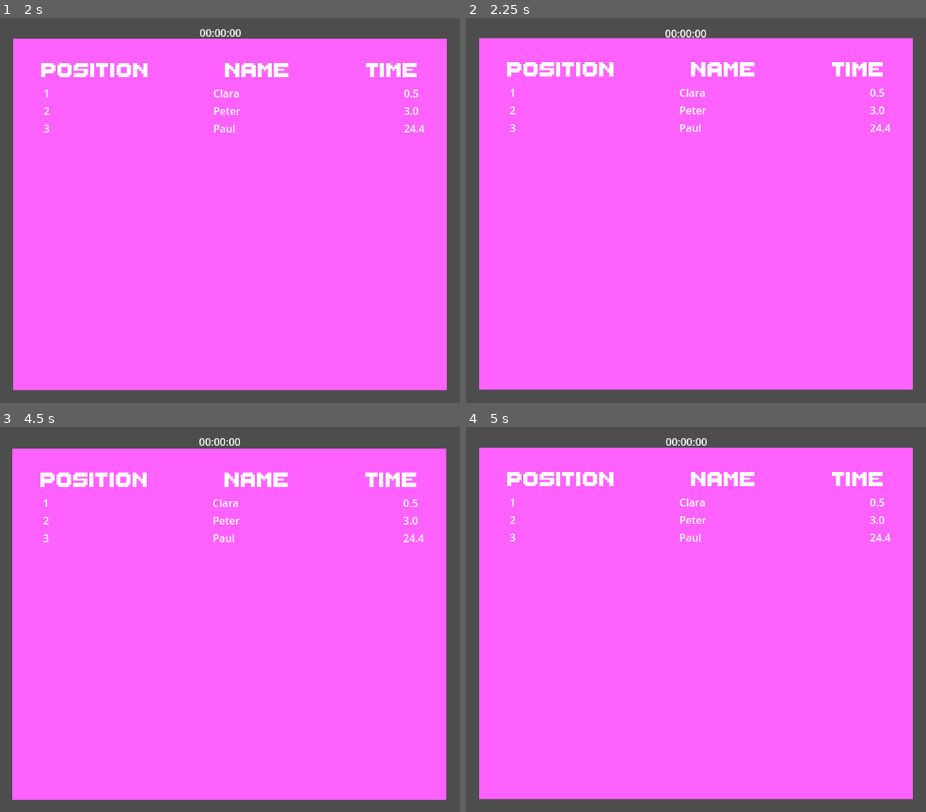
Above: before the commit, frames 1-4 (two rows, left to right).
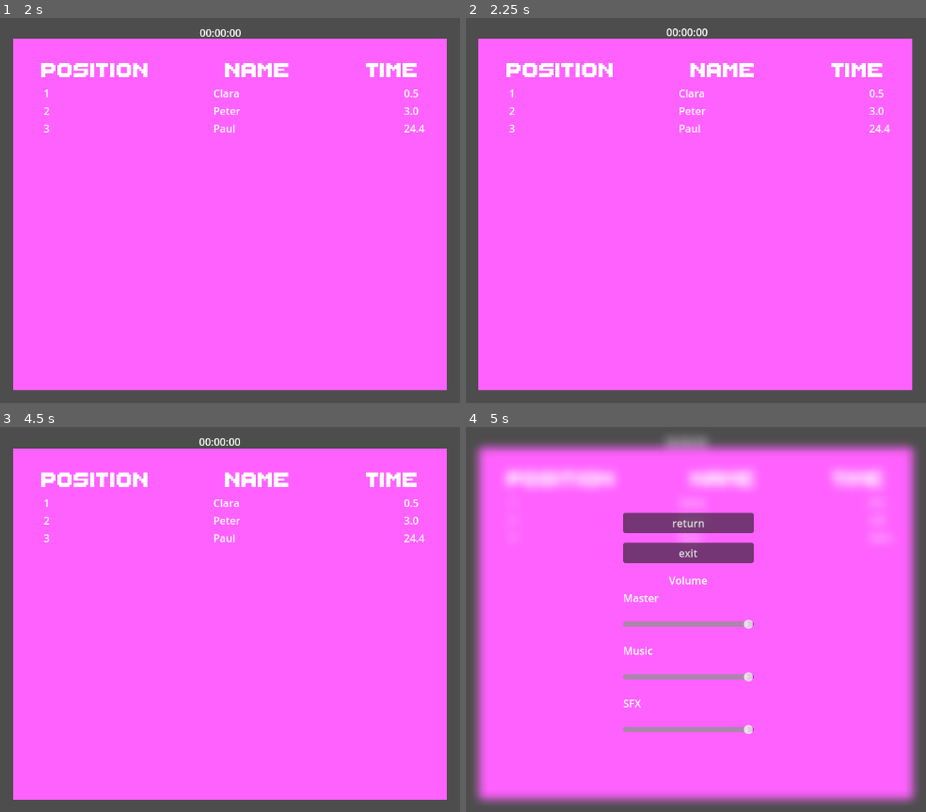
Above: after the commit, the same moments.

Repository: SinusMs/minijam-187
Game: Godot game, scene res://ui/hud.tscn
Two runs of this game, one before a commit and one after it. Both use one fixed random seed, a clock stepped at 60 frames per second and the inputs below. This scene is started directly instead of the project's main scene.
Inputs (mouse positions are in pixels of both pictures, inside the frame that each line leads up to):
- Up to frame 1 (2 s): click (225, 191) at 0.52 s; type "12" at 0.6 s; tap Enter (evolve) at 1.25, 1.35 s; hold D (right) from 1.28 s (still down); tap Space (jump) at 1.52 s
- Up to frame 2 (2.25 s): tap Space (jump) at 2 s; release D (right) at 2.03 s; hold A (left) from 2.03 s (still down); tap P (shake) at 2.1 s
- Up to frame 3 (4.5 s): tap Space (jump) at 2.27, 3.5, 3.77 s; tap Enter (evolve) at 2.75, 3.6, 4.25 s; release A (left) at 2.78 s; hold R 2.78-3.53 s; hold D (right) 2.78-4.28 s; hold A (left) from 4.28 s (still down); tap P (shake) at 4.35 s
- Up to frame 4 (5 s): keep holding A (left); tap Space (jump) at 4.52 s; tap Escape (pause) at 4.9 s

Frame 1 is identical in both runs. In frame 2, 2.3% of the frame differs, in the area x 2-98%, y 2-97%; in frame 3, 1.1%; in frame 4, 17%, in the area x 1-99%, y 2-99%.
Error after the commit: Invalid access to property or key 'PauseMenu:<CanvasLayer#31641830778>' on a base object of type 'Dictionary'. (res://ui/hud.gd:38)

Commit message:
folder for music and sfx audio slider scene for pause menu

Diff:
--- /dev/null
+++ b/assets/ressources/game_audio_bus_layout.tres
@@ -0,0 +1,15 @@
+[gd_resource type="AudioBusLayout" format=3 uid="uid://bgvssy8sjaii8"]
+
+[resource]
+bus/1/name = &"Music"
+bus/1/solo = false
+bus/1/mute = false
+bus/1/bypass_fx = false
+bus/1/volume_db = 0.0
+bus/1/send = &"Master"
+bus/2/name = &"SFX"
+bus/2/solo = false
+bus/2/mute = false
+bus/2/bypass_fx = false
+bus/2/volume_db = 0.0
+bus/2/send = &"Master"
--- a/entities/pickups/corn.tscn
+++ b/entities/pickups/corn.tscn
@@ -1,7 +1,7 @@
 [gd_scene load_steps=3 format=3 uid="uid://be7p2o5witdg5"]
 
 [ext_resource type="PackedScene" uid="uid://drijtvq1ycw5o" path="res://entities/pickups/pickup.tscn" id="1_hs7yb"]
-[ext_resource type="Script" uid="uid://gh4ih1nc1mp0" path="res://corn.gd" id="2_70ib5"]
+[ext_resource type="Script" uid="uid://gh4ih1nc1mp0" path="res://entities/pickups/corn.gd" id="2_70ib5"]
 
 [node name="Corn" instance=ExtResource("1_hs7yb")]
 script = ExtResource("2_70ib5")
--- /dev/null
+++ b/globals/chicken_game_music.tscn
@@ -0,0 +1,7 @@
+[gd_scene load_steps=2 format=3 uid="uid://d1m3go1td7shd"]
+
+[ext_resource type="AudioStream" uid="uid://by0013ddrwc3t" path="res://assets/audio/music/LORNASHORE_AndIReturnToNothingness.mp3" id="1_o80hv"]
+
+[node name="ChickenGameMusic" type="AudioStreamPlayer2D"]
+stream = ExtResource("1_o80hv")
+bus = &"Music"
--- /dev/null
+++ b/globals/chicken_game_sfx.tscn
@@ -0,0 +1,8 @@
+[gd_scene load_steps=2 format=3 uid="uid://doxch3f2q3yj7"]
+
+[ext_resource type="AudioStream" uid="uid://dyybe2yxokvgw" path="res://assets/audio/sfx/shit_splurt.mp3" id="1_l0tyu"]
+
+[node name="ChickenGameSFX" type="AudioStreamPlayer2D"]
+stream = ExtResource("1_l0tyu")
+autoplay = true
+bus = &"SFX"
--- a/project.godot
+++ b/project.godot
@@ -14,6 +14,10 @@
 run/main_scene="uid://kva23e0islsy"
 config/features=PackedStringArray("4.4", "GL Compatibility")
 config/icon="res://icon.svg"
+
+[audio]
+
+buses/default_bus_layout="uid://bgvssy8sjaii8"
 
 [autoload]
 
--- /dev/null
+++ b/ui/PauseMenu/audio_slider.gd
@@ -0,0 +1,18 @@
+extends HSlider
+
+@export var bus_name: String
+
+var bus_index: int
+
+func _ready() -> void:
+	bus_index = AudioServer.get_bus_index(bus_name)
+	value_changed.connect(_on_value_changed)
+
+	value = db_to_linear(
+		AudioServer.get_bus_volume_db(bus_index)
+	)
+func _on_value_changed(value: float) -> void:
+	AudioServer.set_bus_volume_db(
+		bus_index,
+		linear_to_db(value)
+	)
--- /dev/null
+++ b/ui/PauseMenu/audio_slider.tscn
@@ -0,0 +1,20 @@
+[gd_scene load_steps=2 format=3 uid="uid://dnw4cp253baxp"]
+
+[ext_resource type="Script" uid="uid://b5tlinucexy3t" path="res://ui/PauseMenu/audio_slider.gd" id="1_1bp6j"]
+
+[node name="AudioSlider" type="HSlider"]
+custom_minimum_size = Vector2(200, 50)
+anchors_preset = 8
+anchor_left = 0.5
+anchor_top = 0.5
+anchor_right = 0.5
+anchor_bottom = 0.5
+offset_left = -4.0
+offset_top = -8.0
+offset_right = 4.0
+offset_bottom = 8.0
+grow_horizontal = 2
+grow_vertical = 2
+max_value = 1.0
+step = 0.001
+script = ExtResource("1_1bp6j")
--- a/ui/hud.gd
+++ b/ui/hud.gd
@@ -19,7 +19,8 @@
 	# screenshake init
 	SignalBus.egg_broke.connect(shake_hud)
 	for child in get_children():
-			original_pos[child] = child.position
+		if child is CanvasLayer: continue
+		original_pos[child] = child.position
 
 
 func _process(delta: float) -> void:
--- a/ui/hud.tscn
+++ b/ui/hud.tscn
@@ -1,8 +1,10 @@
-[gd_scene load_steps=4 format=3 uid="uid://eefgqkkekoce"]
+[gd_scene load_steps=6 format=3 uid="uid://eefgqkkekoce"]
 
 [ext_resource type="Script" uid="uid://mdhv4x4j666j" path="res://ui/hud.gd" id="1_rbyyf"]
-[ext_resource type="PackedScene" path="res://ui/enter_name.tscn" id="2_276te"]
-[ext_resource type="PackedScene" path="res://ui/leaderboard.tscn" id="3_546lt"]
+[ext_resource type="PackedScene" uid="uid://e2wiilhoekjt" path="res://ui/enter_name.tscn" id="2_276te"]
+[ext_resource type="PackedScene" uid="uid://d3m1yw63xmw8i" path="res://ui/leaderboard.tscn" id="3_546lt"]
+[ext_resource type="PackedScene" uid="uid://d1m3go1td7shd" path="res://globals/chicken_game_music.tscn" id="4_7ihmi"]
+[ext_resource type="PackedScene" uid="uid://dh6ykrcsstbav" path="res://ui/pause_menu.tscn" id="5_en2x2"]
 
 [node name="HUD" type="Control" node_paths=PackedStringArray("stopwatch_label")]
 layout_mode = 3
@@ -27,3 +29,8 @@
 offset_top = 22.0
 offset_right = -83.0
 offset_bottom = 22.0
+
+[node name="ChickenGameMusic" parent="." instance=ExtResource("4_7ihmi")]
+autoplay = true
+
+[node name="PauseMenu" parent="." instance=ExtResource("5_en2x2")]
--- a/ui/leaderboard.tscn
+++ b/ui/leaderboard.tscn
@@ -8,6 +8,7 @@
 anchors_preset = 0
 
 [node name="ColorRect" type="ColorRect" parent="."]
+layout_mode = 0
 offset_left = 338.0
 offset_top = 23.0
 offset_right = 1003.0
@@ -44,6 +45,7 @@
 text = "    Time"
 
 [node name="LeaderboardGrid" type="GridContainer" parent="."]
+layout_mode = 0
 offset_left = 385.0
 offset_top = 95.0
 offset_right = 965.0
--- a/ui/pause_menu.tscn
+++ b/ui/pause_menu.tscn
@@ -1,7 +1,8 @@
-[gd_scene load_steps=4 format=3 uid="uid://cb4j15qsupwwo"]
+[gd_scene load_steps=5 format=3 uid="uid://dh6ykrcsstbav"]
 
-[ext_resource type="Shader" uid="uid://iumj15yllrty" path="res://ui/blur.gdshader" id="1_50142"]
-[ext_resource type="Script" uid="uid://cdqfymmhab1p5" path="res://ui/pause_menu.gd" id="1_ejwgg"]
+[ext_resource type="Shader" path="res://ui/blur.gdshader" id="1_50142"]
+[ext_resource type="Script" path="res://ui/pause_menu.gd" id="1_ejwgg"]
+[ext_resource type="PackedScene" uid="uid://bsp6gqspchgm7" path="res://volume_sliders.tscn" id="3_fob5h"]
 
 [sub_resource type="ShaderMaterial" id="ShaderMaterial_ejwgg"]
 shader = ExtResource("1_50142")
@@ -49,5 +50,8 @@
 layout_mode = 2
 text = "exit"
 
+[node name="MusicContainer" parent="MarginContainer/VBoxContainer" instance=ExtResource("3_fob5h")]
+layout_mode = 2
+
 [connection signal="pressed" from="MarginContainer/VBoxContainer/ReturnButton" to="." method="_on_return_button_pressed"]
 [connection signal="pressed" from="MarginContainer/VBoxContainer/ExitButton" to="." method="_on_exit_button_pressed"]
--- /dev/null
+++ b/volume_sliders.tscn
@@ -0,0 +1,45 @@
+[gd_scene load_steps=2 format=3 uid="uid://bsp6gqspchgm7"]
+
+[ext_resource type="PackedScene" uid="uid://dnw4cp253baxp" path="res://ui/PauseMenu/audio_slider.tscn" id="1_eslfe"]
+
+[node name="MusicContainer" type="VBoxContainer"]
+anchors_preset = 8
+anchor_left = 0.5
+anchor_top = 0.5
+anchor_right = 0.5
+anchor_bottom = 0.5
+offset_left = -86.0
+offset_top = -76.0
+offset_right = 92.0
+offset_bottom = 88.0
+grow_horizontal = 2
+grow_vertical = 2
+
+[node name="Label0" type="Label" parent="."]
+layout_mode = 2
+text = "Volume"
+horizontal_alignment = 1
+
+[node name="Label" type="Label" parent="."]
+layout_mode = 2
+text = "Master"
+
+[node name="MasterSlider" parent="." instance=ExtResource("1_eslfe")]
+layout_mode = 2
+bus_name = "Master"
+
+[node name="Label2" type="Label" parent="."]
+layout_mode = 2
+text = "Music"
+
+[node name="MusicSlider" parent="." instance=ExtResource("1_eslfe")]
+layout_mode = 2
+bus_name = "Music"
+
+[node name="Label3" type="Label" parent="."]
+layout_mode = 2
+text = "SFX"
+
+[node name="SFXSlider" parent="." instance=ExtResource("1_eslfe")]
+layout_mode = 2
+bus_name = "SFX"
Not shown, added: assets/audio/music/LORNASHORE_AndIReturnToNothingness.mp3.import
Not shown, added: assets/audio/sfx/shit_splurt.mp3.import
Renamed: corn.gd -> entities/pickups/corn.gd
Renamed: corn.gd.uid -> entities/pickups/corn.gd.uid
Not shown, added: ui/PauseMenu/audio_slider.gd.uid
Not shown, added: assets/audio/music/LORNASHORE_AndIReturnToNothingness.mp3
Not shown, added: assets/audio/sfx/shit_splurt.mp3
